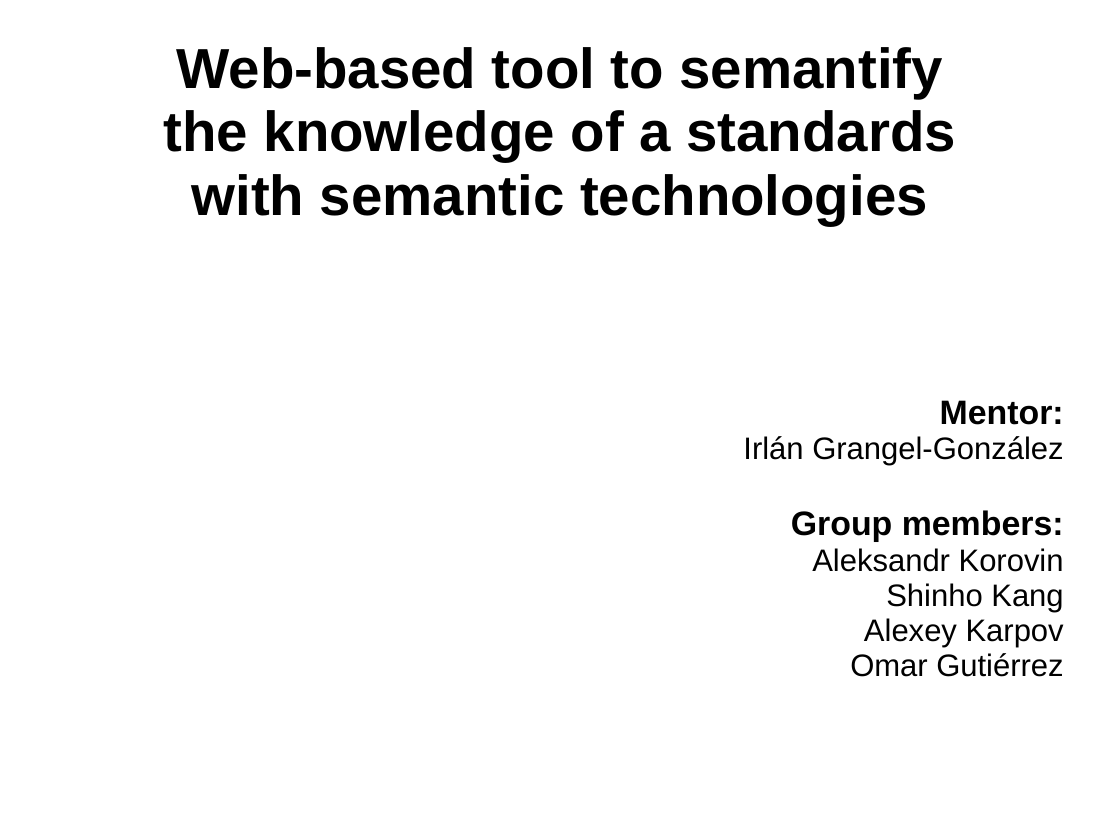
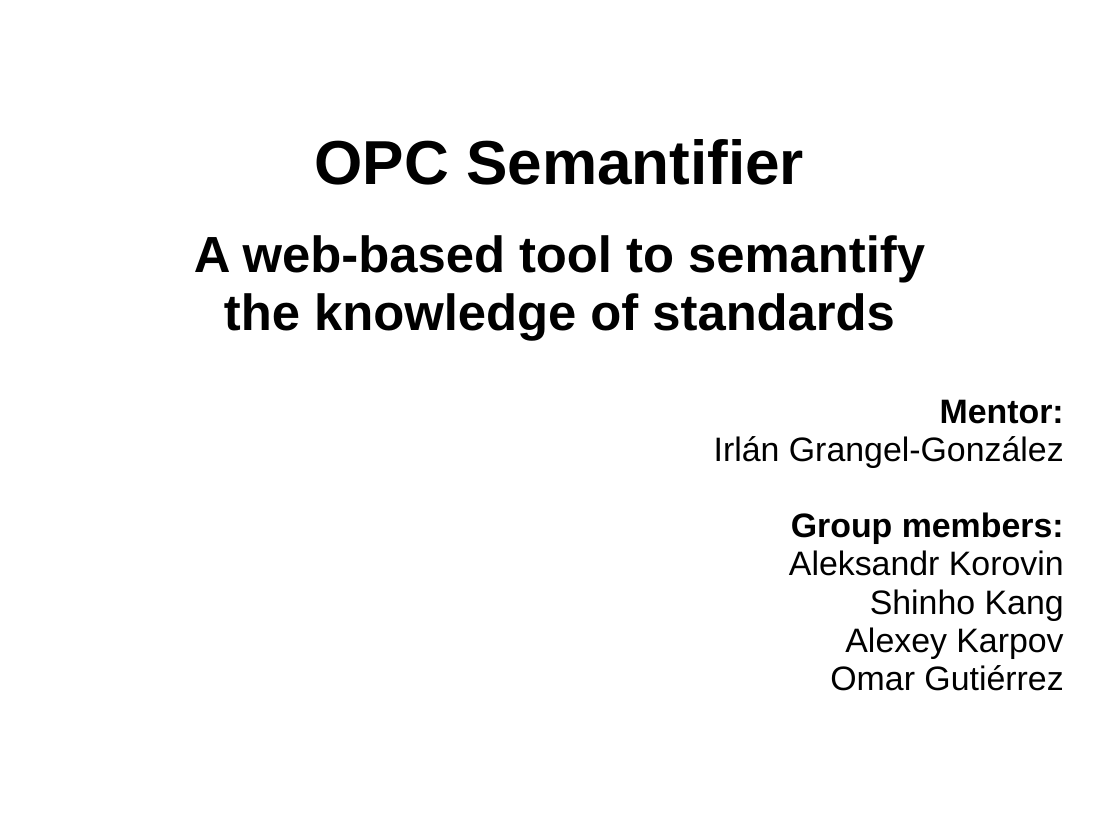
Before and after one commit to BonnWestCoast/Semantify.io-docs, a slide deck: slide 1 of 2requirements/presentation.ppt. Drawn at 1120x840 pixels with LibreOffice and Linux fonts; fonts in the diff are those of the drawing. Boxes give left, top, right and bottom in pixels: in the first picture for what was removed or moved away, otherwise in the second. Text is boxed around its words. In the diff, an @@ line names an element or a change of style, - is before the commit and + after.

```diff
--- a/2requirements/presentation.ppt
+++ b/2requirements/presentation.ppt
@@ text at [194,139,925,340]: text changed; size 40 to 36 pt @@
-Web-based tool to semantify
-the knowledge of a standards
-with semantic technologies
+OPC Semantifier
+A web-based tool to semantify
+the knowledge of standards
@@ text at [714,436,1064,691]: size 22 to 24 pt in "Irlán Grangel-González", "Aleksandr Korovin", "Shinho Kang", "Alexey Karpov" and 1 more places @@
```
Also in this commit, not shown: 3 other slides changed, 4 slides added, 1 slide removed, 3 other files.
